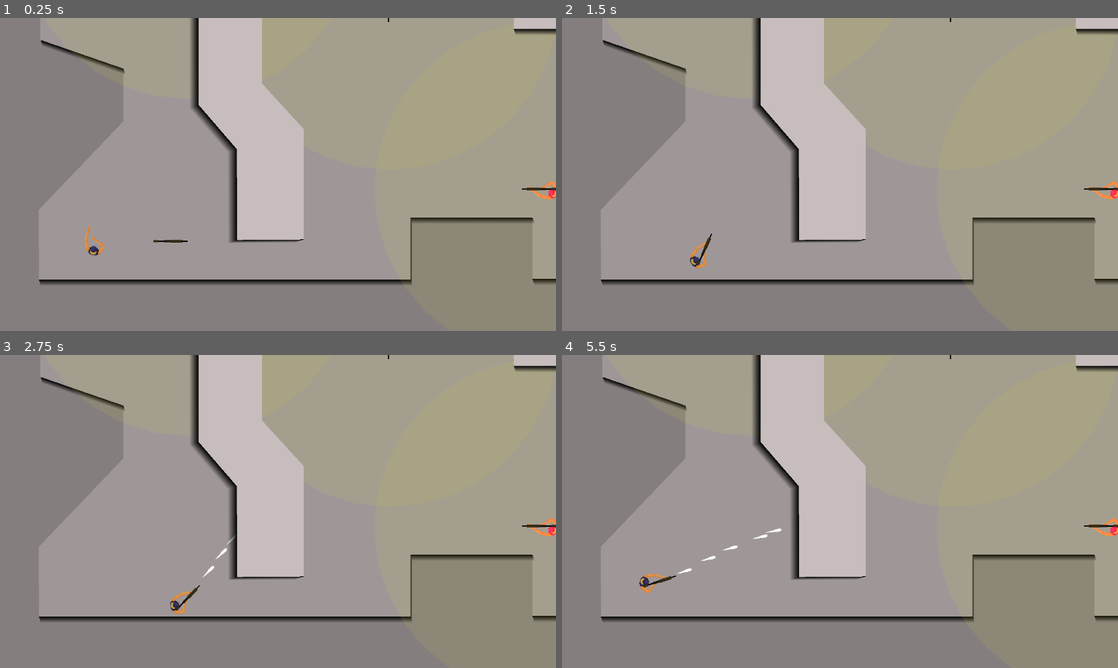
Above: before the commit, frames 1-4 (two rows, left to right).
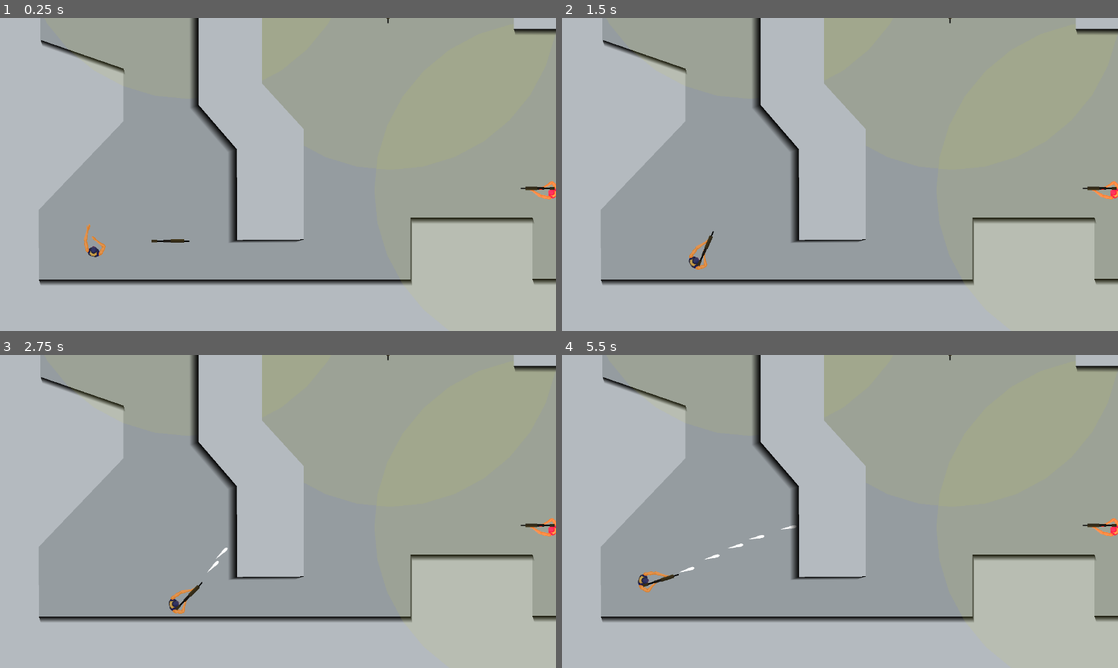
Above: after the commit, the same moments.

Repository: nelsonwenner/godot-topdown-shooter
Game: Godot game, scene res://src/scenes/levels/LevelOne.tscn
Two runs of this game, one before a commit and one after it. Both use one fixed random seed, a clock stepped at 60 frames per second and the inputs below. This scene is started directly instead of the project's main scene. The engine's default icon, where the game draws it, is replaced by a stand-in: a white triangle on a blue panel in a dark square.
Inputs (mouse positions are in pixels of both pictures, inside the frame that each line leads up to):
- Up to frame 1 (0.25 s): no input
- Up to frame 2 (1.5 s): tap Enter at 0.5 s; move the mouse to (962, 158) at 0.52 s; press the mouse at (962, 158) at 0.53 s; hold D (player_right) 0.53-1.28 s; move the mouse to (728, 190) at 1.27 s; release the mouse at (728, 190) at 1.28 s; hold S (player_down) from 1.28 s (still down); tap E (pickup) at 1.35 s
- Up to frame 3 (2.75 s): click (166, 527) at 1.55 s; tap Space at 2 s; move the mouse to (333, 442) at 2.02 s; release S (player_down) at 2.03 s; press the mouse at (333, 442) at 2.03 s; hold D (player_right) from 2.03 s (still down)
- Up to frame 4 (5.5 s): move the mouse to (812, 574) at 2.77 s; release D (player_right) at 2.78 s; release the mouse at (812, 574) at 2.78 s; hold W (player_up) 2.78-3.53 s; click (812, 574) at 2.85 s; move the mouse to (1006, 558) at 3.52 s; press the mouse at (1006, 558) at 3.53 s; hold A (player_left) 3.53-5.03 s; tap E (pickup) at 3.6 s; tap R (reload) at 4.15 s; move the mouse to (673, 464) at 4.27 s; release the mouse at (673, 464) at 4.28 s; click (673, 464) at 4.35 s; move the mouse to (867, 511) at 5.02 s; press the mouse at (867, 511) at 5.03 s; hold S (player_down) from 5.03 s (still down)

The runs differ from the first frame. In frame 1, 31% of the frame differs, in the area x 0-100%, y 0-100%; in frame 2, 31%; in frame 3, 31%; in frame 4, 32%.

Commit message:
feat: added hit in enemy

Diff:
--- a/project.godot
+++ b/project.godot
@@ -15,7 +15,7 @@
 
 [application]
 
-config/name="godot-shoot-survive"
+config/name="godot-topdown-shooter"
 run/main_scene="res://src/main/main.tscn"
 config/icon="res://icon.png"
 
--- a/src/scenes/bullets/BaseBullet.gd
+++ b/src/scenes/bullets/BaseBullet.gd
@@ -5,19 +5,21 @@
 var max_distance = -1
 var KNOCKBACK = 0
 var SPEED = 800
-var DMG = 100
+var DAMAGE = 50
+var owner_bullet
 
 const collisions = ['Wall', 'Balcone']
 
-func _ini(direction,velocity,pos,rota,distance,damage,knockb,size):
+func _ini(owner,direction,velocity,pos,rota,distance,damage,knockb,size):
 	scale = Vector2(size,size)
-	DMG = damage
+	DAMAGE = damage
 	origin = pos
 	position = pos
 	rotation = rota
 	dir = direction
 	SPEED = velocity
 	max_distance = distance
+	owner_bullet = owner
 	KNOCKBACK = knockb
 
 
@@ -39,3 +41,7 @@
 		if body.name in collisions:
 			print("Bullet Destroyed in: ", body.name)
 			queue_free()
+
+	if _body.is_in_group("Enemies") and owner_bullet == "Player":
+		_body.onHit(DAMAGE)
+		print("Hit! => ", owner_bullet)
--- a/src/scenes/bullets/BaseBullet.tscn
+++ b/src/scenes/bullets/BaseBullet.tscn
@@ -1,9 +1,7 @@
-[gd_scene load_steps=4 format=2]
+[gd_scene load_steps=3 format=2]
 
 [ext_resource path="res://src/scenes/bullets/BaseBullet.gd" type="Script" id=1]
 [ext_resource path="res://arts/weapon/bullet.png" type="Texture" id=2]
-
-[sub_resource type="SphereMesh" id=2]
 
 [node name="BaseBullet" type="KinematicBody2D"]
 collision_layer = 8
@@ -17,14 +15,7 @@
 polygon = PoolVector2Array( -66.1577, -0.808481, -46.4925, -2.68137, -20.0848, -6.05256, 8.38304, -10.3602, 46.2153, -1 …(306 unchanged characters)…
 
 [node name="AreaBulletBody" type="Area2D" parent="."]
-visible = false
 
 [node name="Collision" type="CollisionPolygon2D" parent="AreaBulletBody"]
 polygon = PoolVector2Array( -66.1577, -0.808481, -46.4925, -2.68137, -20.0848, -6.05256, 8.38304, -10.3602, 46.2153, -1 …(306 unchanged characters)…
-
-[node name="MeshInstance2D" type="MeshInstance2D" parent="."]
-visible = false
-modulate = Color( 0, 1, 0.0627451, 1 )
-scale = Vector2( 3, 3 )
-mesh = SubResource( 2 )
 [connection signal="body_entered" from="AreaBulletBody" to="." method="_on_Area_body_entered"]
--- a/src/scenes/enemies/Enemy.gd
+++ b/src/scenes/enemies/Enemy.gd
@@ -3,6 +3,7 @@
 onready var map_navigation = get_parent().get_node("../Environment/Navigator/Navigation2D")
 onready var weapon = preload("res://src/scenes/weapons/weapon.tscn")
 onready var player = get_parent().get_node("player")
+onready var hp_bar = get_node("HpBar")
 
 export (int) var detect_radius
 var vis_color = Color(.867, .91, .247, 0.1)
@@ -13,6 +14,10 @@
 var can_shoot = true
 
 export (int) var speed = 120
+
+var max_hp = 400
+var current_hp
+var percentage_hp
 
 var player_in_range
 var player_in_sight
@@ -39,22 +44,47 @@
 	var shape = CircleShape2D.new()
 	shape.radius = detect_radius
 	get_node("Visibility/CollisionShape2D").shape = shape
-	scale.x = 0.1
-	scale.y = 0.1
 	init_weapon()
+	current_hp = max_hp
 
 
 func init_weapon():
 	weapon_instance = weapon.instance()
 	add_child(weapon_instance)
-	weapon_instance._ini(
-		self,"AK47",load("res://arts/weapon/gun-01.png"),
-		1,1,1,500,1,700,0,36,10
+	weapon_instance._ini(self,"AK47",
+		load("res://arts/weapon/gun-01.png"),
+		1,500,1,700,0,36,10
 	)
-	weapon_instance.position.x = 80
-	weapon_instance.position.y = 28
+	weapon_instance.position.x = 113.265
+	weapon_instance.position.y = 40.115
 	weapon_instance.scale.x = 1
 	weapon_instance.scale.y = 1
+
+
+func onHit(damage):
+	current_hp -= damage
+	_hpBarUpdate()
+	if current_hp <= 0:
+		_onDeath()
+
+
+func _hpBarUpdate():
+	percentage_hp = int((float(current_hp) / max_hp) * 100)
+	hp_bar.value = percentage_hp
+	if percentage_hp >= 60:
+		hp_bar.set_tint_progress("14e114")
+	elif percentage_hp <= 60 and percentage_hp >= 25:
+		hp_bar.set_tint_progress("e1be32")
+	else:
+		hp_bar.set_tint_progress("e11e1e")
+
+
+func _onDeath():
+	print("Death..")
+	get_node("Visibility/CollisionShape2D")
+	.set_deferred("desabled", true)
+	get_node("HpBar").hide()
+	queue_free()
 
 
 func _process(_delta):
--- a/src/scenes/enemies/Enemy.tscn
+++ b/src/scenes/enemies/Enemy.tscn
@@ -1,12 +1,15 @@
-[gd_scene load_steps=4 format=2]
+[gd_scene load_steps=5 format=2]
 
 [ext_resource path="res://arts/player/body-reload-02-sprite-1.png" type="Texture" id=1]
 [ext_resource path="res://src/scenes/enemies/Enemy.gd" type="Script" id=2]
+[ext_resource path="res://arts/healthbar/Ellipse 1.png" type="Texture" id=3]
 
 [sub_resource type="RectangleShape2D" id=1]
 extents = Vector2( 318.337, 199.247 )
 
-[node name="Enemy" type="KinematicBody2D"]
+[node name="Enemy" type="KinematicBody2D" groups=[
+"Enemies",
+]]
 scale = Vector2( 0.1, 0.1 )
 collision_layer = 2147483652
 collision_mask = 3
@@ -20,7 +23,6 @@
 texture = ExtResource( 1 )
 
 [node name="Collision" type="CollisionShape2D" parent="."]
-visible = false
 shape = SubResource( 1 )
 
 [node name="ShootWeaponTime" type="Timer" parent="."]
@@ -28,6 +30,24 @@
 [node name="Visibility" type="Area2D" parent="."]
 
 [node name="CollisionShape2D" type="CollisionShape2D" parent="Visibility"]
+
+[node name="HpBar" type="TextureProgress" parent="."]
+visible = false
+margin_left = -742.421
+margin_top = 688.542
+margin_right = -468.421
+margin_bottom = 980.542
+rect_min_size = Vector2( 80, 0 )
+rect_rotation = -89.9967
+rect_scale = Vector2( 5, 5 )
+value = 100.0
+texture_progress = ExtResource( 3 )
+tint_under = Color( 0.156863, 0.156863, 0.156863, 0.156863 )
+tint_progress = Color( 0, 1, 0, 1 )
+nine_patch_stretch = true
+__meta__ = {
+"_edit_use_anchors_": false
+}
 [connection signal="timeout" from="ShootWeaponTime" to="." method="_on_ShootWeaponTime_timeout"]
 [connection signal="body_entered" from="Visibility" to="." method="_on_Visibility_body_entered"]
 [connection signal="body_exited" from="Visibility" to="." method="_on_Visibility_body_exited"]
--- a/src/scenes/levels/LevelOne.tscn
+++ b/src/scenes/levels/LevelOne.tscn
@@ -67,7 +67,7 @@
 position = Vector2( -0.667358, -2.00226 )
 scale = Vector2( 0.874258, 1.04007 )
 z_index = 3
-color = Color( 0.803922, 0.803922, 0.803922, 1 )
+color = Color( 0.729412, 0.792157, 0.811765, 1 )
 polygon = PoolVector2Array( 781.799, 203.95, 782.309, 290.458, 1137.53, 290.047, 1292, 392.396, 1291.71, 446.224, 1467.24, 446.891, 1467.56, 371.631, 1222.15, 180.969, 781.132, 179.923 )
 __meta__ = {
 "_edit_lock_": true
@@ -86,7 +86,7 @@
 position = Vector2( 738.933, 257.465 )
 scale = Vector2( 0.889728, 0.871588 )
 z_index = 3
-color = Color( 0.803922, 0.803922, 0.803922, 1 )
+color = Color( 0.729412, 0.792157, 0.811765, 1 )
 polygon = PoolVector2Array( 597.189, 636.217, 597.983, 637.011, 597.189, 724.318, 596.814, 726.163, 718.814, 726.163, 776.814, 672.163, 895.614, 672.102, 895.194, 577.922, 750.373, 577.483, 690.814, 636.163 )
 
 [node name="Balcone" type="StaticBody2D" parent="Environment/Balconies/balcone2"]
@@ -102,7 +102,7 @@
 rotation = 1.56808
 scale = Vector2( 1.58098, 1.46001 )
 z_index = 3
-color = Color( 0.803922, 0.803922, 0.803922, 1 )
+color = Color( 0.729412, 0.792157, 0.811765, 1 )
 polygon = PoolVector2Array( 597.189, 636.217, 597.983, 637.011, 597.189, 724.318, 596.814, 726.163, 718.814, 726.163, 776.814, 672.163, 895.614, 672.102, 895.194, 577.922, 750.373, 577.483, 690.814, 636.163 )
 
 [node name="Balcone" type="StaticBody2D" parent="Environment/Balconies/balcone3"]
@@ -119,12 +119,14 @@
 [node name="ShadedAllPoly1" type="Polygon2D" parent="Environment/Walls"]
 position = Vector2( 33.227, 435.022 )
 scale = Vector2( 0.938656, 0.894684 )
-color = Color( 0.537255, 0.537255, 0.537255, 1 )
+color = Color( 0.729412, 0.792157, 0.811765, 1 )
 polygon = PoolVector2Array( 2126.77, -483.7, 1.14424, -487.863, -1.92044, 906.101, 2126.77, 905.736 )
 
-[node name="ShadedAllPoly2" type="Polygon2D" parent="Environment/Walls"]
+[node name="ShadedAllPoly2" type="Polygon2D" parent="Environment/Walls" groups=[
+"World",
+]]
 position = Vector2( 32.0917, 0.288086 )
-color = Color( 0.643137, 0.643137, 0.643137, 1 )
+color = Color( 0.603922, 0.662745, 0.682353, 1 )
 polygon = PoolVector2Array( 148.057, 265.296, 147.113, 265.296, 148.057, 485.218, 319.837, 544.596, 319.837, 653.386, 1 …(284 unchanged characters)…
 __meta__ = {
 "_edit_lock_": true
@@ -154,6 +156,7 @@
 
 [node name="player" parent="Characters" instance=ExtResource( 1 )]
 position = Vector2( 255.427, 900.903 )
+scale = Vector2( 0.11, 0.11 )
 
 [node name="Enemy" parent="Characters" instance=ExtResource( 4 )]
 position = Vector2( 871.924, 404.543 )
@@ -172,4 +175,4 @@
 
 [node name="weapon" parent="Items" instance=ExtResource( 2 )]
 position = Vector2( 417.175, 902.037 )
-SPRITE_WEAPON = ExtResource( 5 )
+scale = Vector2( 0.11, 0.11 )
--- a/src/scenes/player/player.tscn
+++ b/src/scenes/player/player.tscn
@@ -13,11 +13,10 @@
 texture = ExtResource( 1 )
 
 [node name="Collision" type="CollisionPolygon2D" parent="."]
-scale = Vector2( 1, 1 )
 polygon = PoolVector2Array( -120.13, -189.219, -41.7081, -174.203, 61.742, -144.169, 121.81, -110.798, 200.232, -50.729 …(701 unchanged characters)…
 
 [node name="PlayerPositionWeapon" type="Position2D" parent="."]
-position = Vector2( 100.012, 30.013 )
+position = Vector2( 113.265, 40.115 )
 scale = Vector2( 10, 10 )
 
 [node name="Camera2D" type="Camera2D" parent="."]
--- a/src/scenes/weapons/weapon.gd
+++ b/src/scenes/weapons/weapon.gd
@@ -4,9 +4,6 @@
 
 export var WEAPON_TYPE = "AK47"
 export (Texture) var SPRITE_WEAPON
-
-var SCALE_WEAPON_X = 0.1
-var SCALE_WEAPON_Y = 0.1
 
 var BULLET_SPEED = 500
 var SHOOT_RAGE = 700
@@ -37,8 +34,6 @@
 		weapon_type,
 		sprite_weapon,
 		bullet_quantity,
-		scale_weapon_x,
-		scale_weapon_y,
 		bullet_speed,
 		bullet_size,
 		shoot_range,
@@ -47,8 +42,6 @@
 		damage
 	):
 
-	SCALE_WEAPON_X = scale_weapon_x
-	SCALE_WEAPON_Y = scale_weapon_y
 	SPRITE_WEAPON = sprite_weapon
 	BULLET_SPEED = bullet_speed
 	WEAPON_TYPE = weapon_type
@@ -65,9 +58,7 @@
 	if ENEMY: get_node("CanvasLayer/munition").visible = false
 	get_node("ShootWeaponTime").wait_time = SHOOT_WEAPON_TIME
 	get_node("ReloadWeaponTime").wait_time = RELOAD_WEAPON_TIME
-	get_node("Sprite").texture = load("res://arts/weapon/gun-01.png")
-	scale.x = SCALE_WEAPON_X
-	scale.y = SCALE_WEAPON_Y
+	get_node("Sprite").texture = SPRITE_WEAPON
 	SLOT = MAX_SLOT
 	z_index = 2
 
@@ -95,8 +86,10 @@
 
 			var target = (pos - weapon_position).normalized()
 
+			var owner_bullet = "Enemy" if ENEMY else "Player"
+
 			bullet_instance._ini(
-				target,rand_range(BULLET_SPEED*0.9, BULLET_SPEED*1.1),
+				owner_bullet,target,rand_range(BULLET_SPEED*0.9, BULLET_SPEED*1.1),
 				weapon_position, weapon_rotation, SHOOT_RAGE,
 				DAMAGE, KNOCKBACK,BULLET_SIZE)
 
Binary file added: arts/healthbar/Ellipse 1.png
Not shown, added: arts/healthbar/Ellipse 1.png.import
Binary file added: arts/healthbar/health-bar-with.png
Not shown, added: arts/healthbar/health-bar-with.png.import
Binary file added: arts/healthbar/player-health-bar-health.png
Not shown, added: arts/healthbar/player-health-bar-health.png.import
Binary file added: arts/healthbar/player-health-bar-over.png
Not shown, added: arts/healthbar/player-health-bar-over.png.import
Binary file added: arts/player/blood/blood_a_0001.png
Not shown, added: arts/player/blood/blood_a_0001.png.import
Binary file added: arts/player/blood/blood_a_0002.png
Not shown, added: arts/player/blood/blood_a_0002.png.import
(and 23 more such lines)
